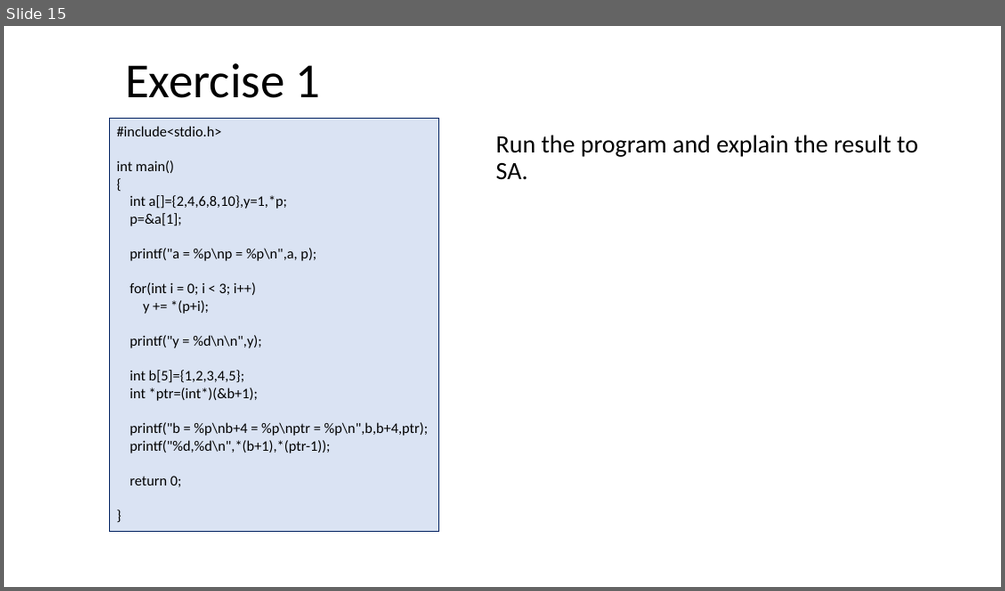
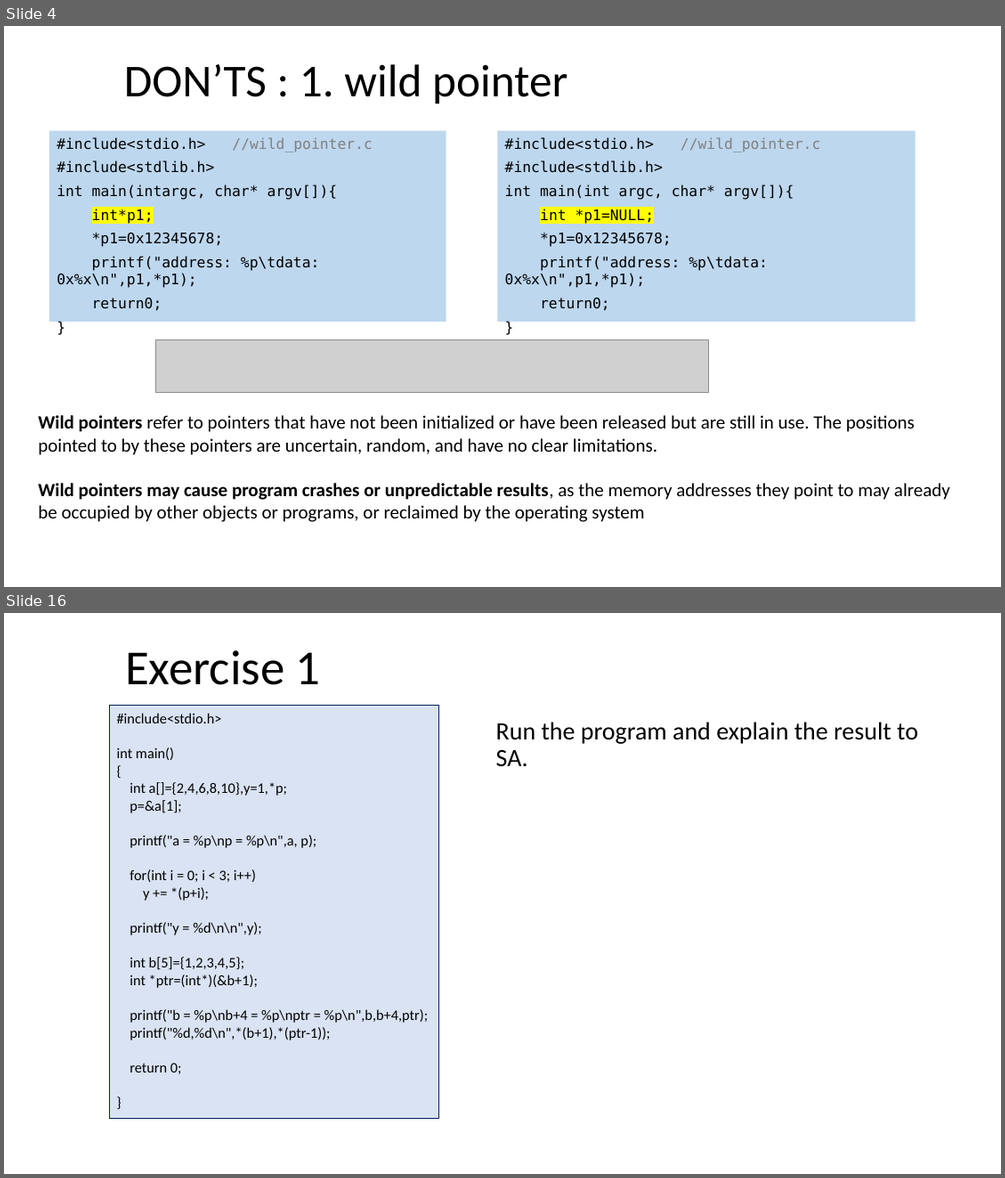
Before and after one commit to ShiqiYu/CPP, a slide deck: week05/Lab05.pptx. Shown one above the other, each under a label of ours: slide 15 before the commit, slides 4 and 16 after it; the slides between them are not shown. The pictures are 1005x591 and 1005x1178 pixels, drawn with LibreOffice and Linux fonts; fonts in the diff are those of the drawing; grey boxes stand for pictures; background and template pictures are left out. Boxes give left, top, right and bottom in pixels: in the first picture for what was removed or moved away, otherwise in the second. Text is boxed around its words. In the diff, an @@ line names an element or a change of style, - is before the commit and + after.

```diff
--- a/week05/Lab05.pptx
+++ b/week05/Lab05.pptx
@@ slide 4 added at bbox=[4, 26, 1001, 587], background #FFFFFF @@
@@ title added at bbox=[124, 64, 567, 104], 44 pt, text #000000 @@
+DON’TS : 1. wild pointer
@@ rectangle added at bbox=[49, 131, 446, 321], fill #BDD7EE, 14 pt, text #000000 @@
+#include<stdio.h> //wild_pointer.c
+#include<stdlib.h>
+int main(intargc, char* argv[]){
+int*p1;
+*p1=0x12345678;
+printf("address: %p\tdata: 0x%x\n",p1,*p1);
+return0;
+}
@@ rectangle added at bbox=[498, 131, 915, 321], fill #BDD7EE, 14 pt, text #000000 @@
+#include<stdio.h> //wild_pointer.c
+#include<stdlib.h>
+int main(int argc, char* argv[]){
+int *p1=NULL;
+*p1=0x12345678;
+printf("address: %p\tdata: 0x%x\n",p1,*p1);
+return0;
+}
@@ picture added at bbox=[156, 340, 708, 392] @@
@@ text added at bbox=[38, 415, 950, 522], 18 pt, text #000000 @@
+Wild pointers refer to pointers that have not been initialized or have been released but are still in use. The positions pointed to by these pointers are uncertain, random, and have no clear limitations.
+Wild pointers may cause program crashes or unpredictable results, as the memory addresses they point to may already be occupied by other objects or programs, or reclaimed by the operating system
@@ what was slide 15 is now slide 16 @@
```
Also in this commit, not shown: 1 slide changed, 15 other slides added, 14 slides removed, 3 other files.
